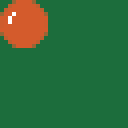
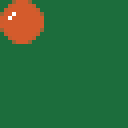
Revision of a layered 128×128 image; what changed, layer by layer:
painted on "ball" over bbox(0, 0, 48, 48)
